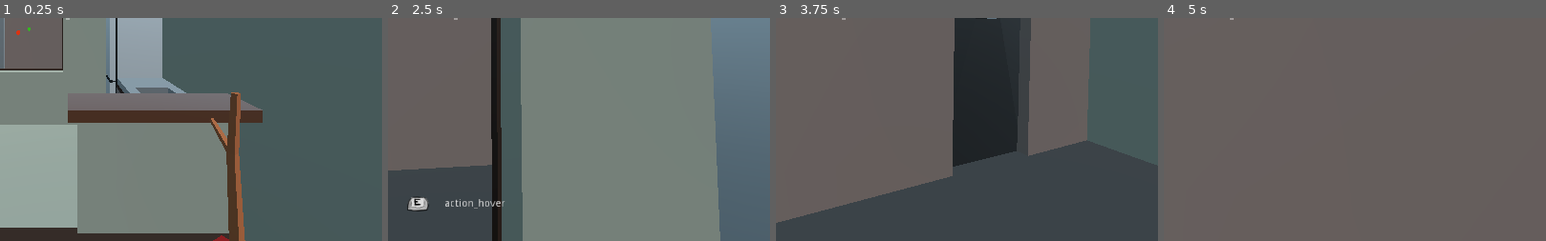
Above: before the commit, frames 1-4 (left to right).
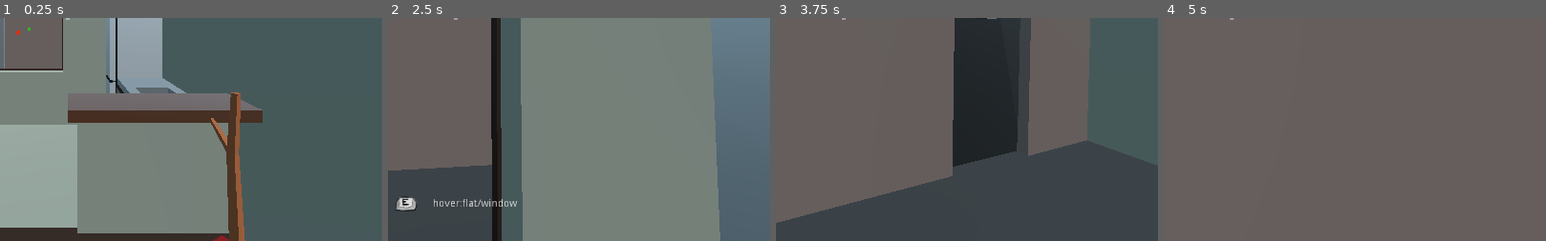
Above: after the commit, the same moments.

Repository: Eptwalabha/ld47
Game: Godot game, scene res://scenes/Game.tscn
The game is run twice, just before and just after one commit, with the same random seed, the same clock (stepped at 60 frames per second) and the same inputs. Sound files missing from this copy of the repository are replaced by a short silence.
Inputs (mouse positions are % of the whole screen's width and height, from its top left):
- Up to frame 1 (0.25 s): no input
- Up to frame 2 (2.5 s): tap Enter at 0.5 s; move the mouse to (55, 50) at 0.52 s; hold W (move_forward) from 0.53 s (still down); tap E (context_action) at 0.6, 1.35, 2.1 s; move the mouse to (45, 50) at 1.27 s; move the mouse to (52, 48) at 2.02 s
- Up to frame 3 (3.75 s): keep holding W (move_forward); move the mouse to (49, 52) at 2.77 s; tap E (context_action) at 2.85, 3.6 s; move the mouse to (57, 51) at 3.52 s
- Up to frame 4 (5 s): keep holding W (move_forward); move the mouse to (42, 49) at 4.27 s; tap E (context_action) at 4.35 s
The pictures show only the part of the screen within x 41-91%, y 50-100%; the shares and areas given below are measured in that part.

The runs differ from the first frame. In frame 2, 0.8% of the frame differs, in the area x 2-34%, y 79-87%; in frame 3, less than 0.1%; in frame 4, less than 0.1%.

Commit message:
move hover code outside Player's class

Diff:
--- a/default_env.tres
+++ b/default_env.tres
@@ -1,6 +1,8 @@
 [gd_resource type="Environment" load_steps=2 format=2]
 
 [sub_resource type="ProceduralSky" id=1]
+radiance_size = 1
+texture_size = 1
 
 [resource]
 background_mode = 2
--- a/scenes/Game.gd
+++ b/scenes/Game.gd
@@ -31,6 +31,21 @@
 		ui.show_mouse_capture()
 	player_states[current_state].process(delta)
 	_check_triggers_orientation()
+	if player_states[current_state].should_handle_hover():
+		_handle_hover()
+
+func _input(event: InputEvent) -> void:
+	player_states[current_state].input(event)
+
+func _handle_hover():
+	var collider = current_player.get_trigger_hover()
+	if collider == null:
+		ui.hide_context()
+		return
+	if Input.is_action_just_pressed("context_action"):
+		collider.interact()
+	else:
+		ui.show_context("hover:%s" % collider.id)
 
 func _check_triggers_orientation() -> void:
 	for trigger_id in triggers:
@@ -39,9 +54,6 @@
 			active_tp(trigger)
 			triggers = {}
 			break
-
-func _input(event: InputEvent) -> void:
-	player_states[current_state].input(event)
 
 func _on_Appartment_door_interacted_with(door: Door) -> void:
 	if not Data.phone_picked_up:
@@ -83,19 +95,17 @@
 	if triggers.has(trigger.id):
 		triggers.erase(trigger.id)
 
-func _on_Flat_dialog_triggered(dialog_trigger: DialogTriggerArea) -> void:
-	print("request flat's dialog %s" % dialog_trigger.id)
-
-func _on_Bar_dialog_triggered(dialog_trigger: DialogTriggerArea) -> void:
-	match dialog_trigger.id:
+func _on_dialog_triggered(dialog_trigger: DialogTriggerArea) -> void:
+	var dialog_id = dialog_trigger.id
+	match dialog_id:
 		"bar/friend":
 			if not Data.friend_intro_bar:
 				Data.friend_intro_bar = true
 				$Map/Bar.show_restroom()
-			else:
-				print("request bar's dialog with friend")
-		var dialog_id:
-			print("request bar's dialog %s" % dialog_id)
+		_:
+			pass
+	print("request dialog %s" % dialog_id)
+	display_dialog(dialog_id)
 
 func _on_Bar_door_interacted_with(door) -> void:
 	door.toggle()
@@ -108,17 +118,6 @@
 	print("end of state '%s'" % state_name)
 	change_player_state('move')
 
-func _update_path(path: Array) -> void:
-	if not Data.debug:
-		return
-	var DebugPoint = preload("res://scenes/core/debug/DebugPoint.tscn")
-	for n in $Path.get_children():
-		n.queue_free()
-	for v in path:
-		var point = DebugPoint.instance()
-		$Path.add_child(point)
-		point.global_transform.origin = v
-
 func change_player_state(new_state: String) -> void:
 	if current_state != new_state and player_states.has(new_state):
 		if current_state != '':
@@ -128,6 +127,9 @@
 
 func move_through(window: WindowTrigger) -> void:
 	var path = window.get_path_points(current_player.global_transform.origin, .3)
-	_update_path(path)
 	player_states['move-through'].set_route(path)
 	change_player_state('move-through')
+
+func display_dialog(dialog_id: String) -> void:
+	player_states['dialog'].set_dialog(dialog_id)
+	change_player_state('dialog')
--- a/scenes/Game.tscn
+++ b/scenes/Game.tscn
@@ -26,6 +26,7 @@
 [ext_resource path="res://scenes/core/player_states/PlayerStateDialog.gd" type="Script" id=24]
 [ext_resource path="res://scenes/core/player_states/PlayerStateMoveThrough.gd" type="Script" id=25]
 [ext_resource path="res://scenes/characters/Dancer.tscn" type="PackedScene" id=26]
+[ext_resource path="res://default_env.tres" type="Environment" id=27]
 
 [sub_resource type="BoxShape" id=1]
 extents = Vector3( 1.02594, 0.91001, 1.07202 )
@@ -333,13 +334,16 @@
 
 [node name="Sun" type="DirectionalLight" parent="."]
 transform = Transform( 0.5, -0.55667, 0.663414, 0, 0.766044, 0.642788, -0.866025, -0.321394, 0.383022, 0, 9.09656, 0 )
-[connection signal="dialog_triggered" from="Map/Flat" to="." method="_on_Flat_dialog_triggered"]
+
+[node name="WorldEnvironment" type="WorldEnvironment" parent="."]
+environment = ExtResource( 27 )
+[connection signal="dialog_triggered" from="Map/Flat" to="." method="_on_dialog_triggered"]
 [connection signal="door_interacted_with" from="Map/Flat" to="." method="_on_Appartment_door_interacted_with"]
 [connection signal="tp_entered" from="Map/Flat" to="." method="_on_Appartment_tp_entered"]
 [connection signal="tp_exited" from="Map/Flat" to="." method="_on_Appartment_tp_exited"]
 [connection signal="window_triggered" from="Map/Flat" to="." method="_on_window_triggered"]
 [connection signal="interacted_with" from="Map/Flat/Door" to="Map/Flat" method="_on_Door_interacted_with"]
-[connection signal="dialog_triggered" from="Map/Bar" to="." method="_on_Bar_dialog_triggered"]
+[connection signal="dialog_triggered" from="Map/Bar" to="." method="_on_dialog_triggered"]
 [connection signal="door_interacted_with" from="Map/Bar" to="." method="_on_Bar_door_interacted_with"]
 [connection signal="window_triggered" from="Map/Bar" to="." method="_on_window_triggered"]
 [connection signal="went_through" from="Map/Bar/RestroomLocation/WindowGirl" to="Map/Bar" method="_on_ToiletWindow_went_through"]
--- a/scenes/Player.gd
+++ b/scenes/Player.gd
@@ -87,6 +87,13 @@
 	else:
 		velocity.y = m.y
 
+func get_trigger_hover() -> InteractTrigger:
+	if ray.is_colliding():
+		var collider = ray.get_collider()
+		if collider is InteractTrigger and collider.active:
+			return collider
+	return null
+
 func can_control(control: bool) -> void:
 	has_control = control
 
--- a/scenes/chapters/ChapterBar.tscn
+++ b/scenes/chapters/ChapterBar.tscn
@@ -200,7 +200,6 @@
 "dialog-bar",
 ] instance=ExtResource( 11 )]
 transform = Transform( 1, 0, 0, 0, 1, 0, 0, 0, 1, 3.58, 1.44674, -7.51661 )
-hover_key = "dialog_bar_hover_friend"
 active = false
 dialogs = [ "dialog_2_01", "dialog_2_02" ]
 who = "friend"
@@ -209,7 +208,6 @@
 "dialog-bar",
 ] instance=ExtResource( 11 )]
 transform = Transform( 1, 0, 0, 0, 1, 0, 0, 0, 1, 3.58, 1.44674, -7.51661 )
-hover_key = "dialog_bar_hover_friend"
 active = false
 dialogs = [ "dialog_2_03" ]
 who = "friend"
@@ -218,7 +216,6 @@
 "dialog-bar",
 ] instance=ExtResource( 11 )]
 transform = Transform( 1, 0, 0, 0, 1, 0, 0, 0, 1, 3.58, 1.44674, -7.51661 )
-hover_key = "dialog_bar_hover_friend"
 active = false
 dialogs = [ "dialog_2_04" ]
 who = "friend"
@@ -228,7 +225,6 @@
 "dialog-bar",
 ] instance=ExtResource( 11 )]
 transform = Transform( 1, 0, 0, 0, 1, 0, 0, 0, 1, 1.5, 1.73703, -8.81385 )
-hover_key = "dialog_bar_hover_bartender_key"
 active = false
 dialogs = [ "dialog_02_bartender_01" ]
 who = "bartender"
@@ -237,7 +233,6 @@
 "dialog-bar",
 ] instance=ExtResource( 11 )]
 transform = Transform( 1, 0, 0, 0, 1, 0, 0, 0, 1, 1.5, 1.73703, -8.81385 )
-hover_key = "dialog_bar_hover_bartender_valve"
 active = false
 dialogs = [ "dialog_02_bartender_02", "dialog_02_bartender_03" ]
 who = "bartender"
@@ -246,7 +241,6 @@
 "dialog-bar",
 ] instance=ExtResource( 11 )]
 transform = Transform( 0.5, 0, 0, 0, 0.5, 0, 0, 0, 0.5, -7.8481, 1.24234, -9.30371 )
-hover_key = "dialog_bar_hover_friend"
 active = false
 dialogs = [ "dialog_2_05" ]
 who = "friend"
--- a/scenes/core/InteractTrigger.gd
+++ b/scenes/core/InteractTrigger.gd
@@ -3,7 +3,6 @@
 
 signal interacted_with()
 
-export(String) var hover_key := "action_hover"
 export(bool) var active := true setget set_active
 export(String) var id := ""
 
--- a/scenes/core/player_states/PlayerState.gd
+++ b/scenes/core/player_states/PlayerState.gd
@@ -20,3 +20,6 @@
 
 func exit() -> void:
 	pass
+
+func should_handle_hover() -> bool:
+	return false
--- a/scenes/core/player_states/PlayerStateDialog.gd
+++ b/scenes/core/player_states/PlayerStateDialog.gd
@@ -1,18 +1,28 @@
 class_name PlayerStateDialog
 extends PlayerState
 
-var dialog : Dialog = null
+var dialogs := {}
+var dialog : Dialog
 
-func set_dialog(d: Dialog) -> void:
-	dialog = d
+func _ready() -> void:
+	_build_dialogs()
+
+func set_dialog(dialog_id: String) -> void:
+	if dialogs.has(dialog_id):
+		dialog = dialogs[dialog_id]
+	else:
+		dialog = null
 
 func enter() -> void:
-	player.can_control(false)
-	player.velocity = Vector3.ZERO
-	ui.hide_context()
-	dialog.start()
-	# warning-ignore:return_value_discarded
-	_print_next_bit()
+	if dialog == null:
+		emit_signal("state_ended")
+	else:
+		player.can_control(false)
+		player.velocity = Vector3.ZERO
+		ui.hide_context()
+		dialog.start()
+		# warning-ignore:return_value_discarded
+		_print_next_bit()
 
 func process(_delta: float) -> void:
 	if Input.is_action_just_pressed("context_action"):
@@ -27,3 +37,6 @@
 		return false
 	ui.display_dialog(d.who, d.what)
 	return true
+
+func _build_dialogs() -> void:
+	dialogs = {}
--- a/scenes/core/player_states/PlayerStateFPS.gd
+++ b/scenes/core/player_states/PlayerStateFPS.gd
@@ -10,18 +10,5 @@
 func input(event: InputEvent) -> void:
 	player.input(event)
 
-func process(delta: float) -> void:
-	_check_triggers()
-
-func _check_triggers():
-	if player.ray.is_colliding():
-		var collider = player.ray.get_collider()
-		if collider is InteractTrigger and collider.active:
-			if Input.is_action_just_pressed("context_action"):
-				collider.interact()
-			else:
-				ui.show_context(collider.hover_key)
-		else:
-			ui.hide_context()
-	else:
-		ui.hide_context()
+func should_handle_hover() -> bool:
+	return true
Not shown: 1 places in scenes/Game.tscn that only renumber resources
